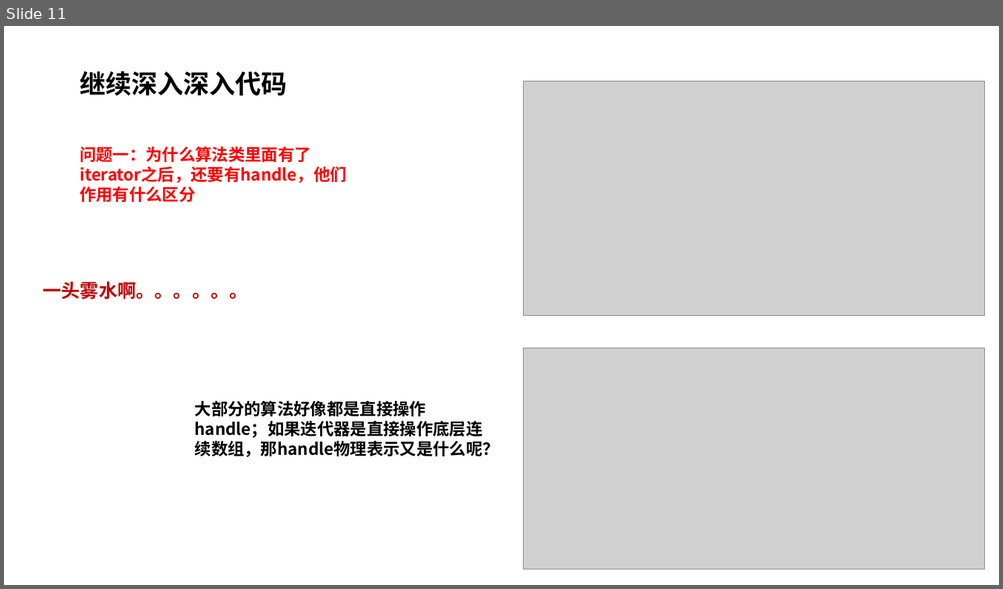
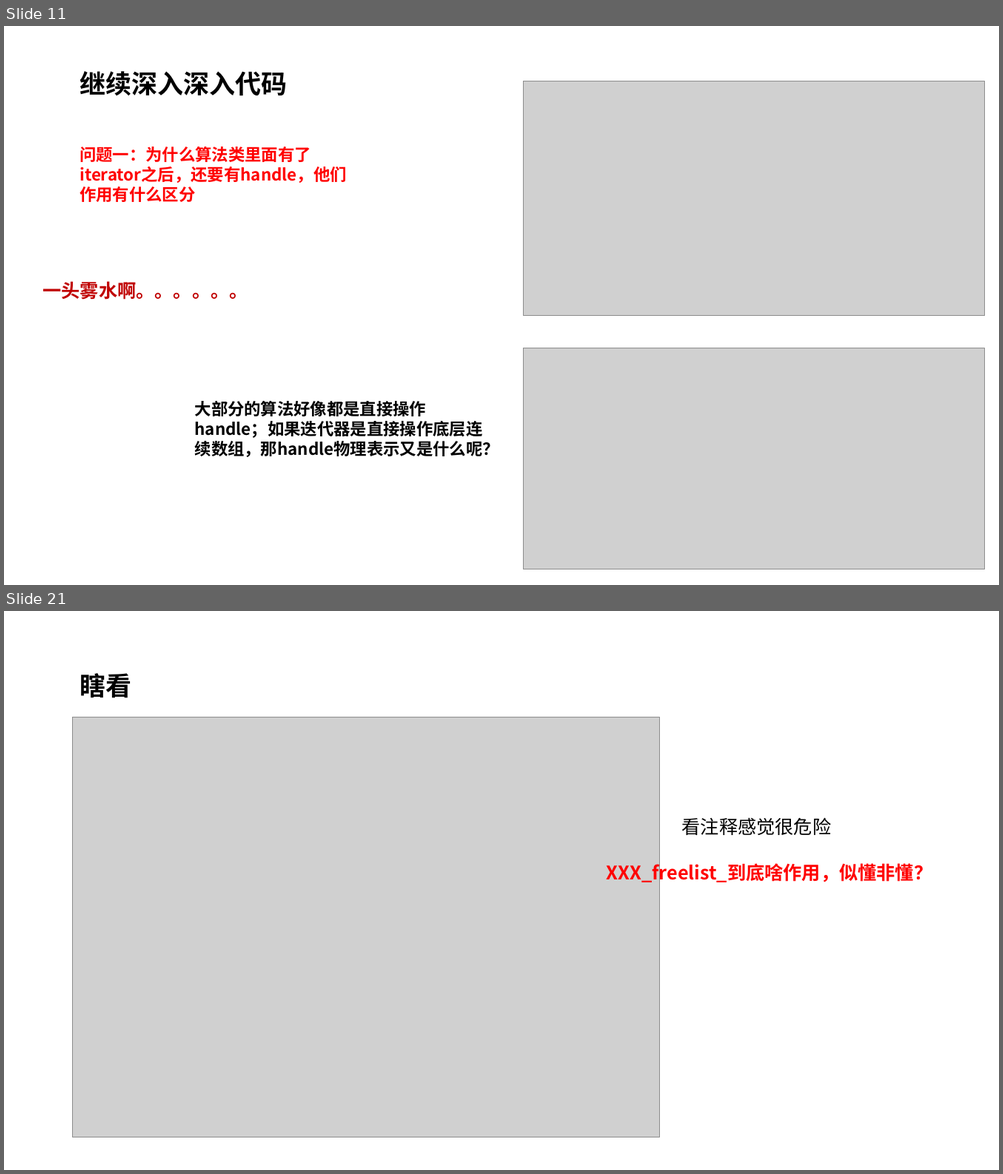
Before and after one commit to pczpcz/GAME102Learning, a slide deck: note/01 geometry algorithm/CGAL.pptx. Shown one above the other, each under a label of ours: slide 11 before the commit, slides 11 and 21 after it; the slides between them are not shown. The pictures are 1003x589 and 1003x1174 pixels, drawn with LibreOffice and Linux fonts; fonts in the diff are those of the drawing; grey boxes stand for pictures. Boxes give left, top, right and bottom in pixels: in the first picture for what was removed or moved away, otherwise in the second. Text is boxed around its words. In the diff, an @@ line names an element or a change of style, - is before the commit and + after.

```diff
--- a/note/01 geometry algorithm/CGAL.pptx
+++ b/note/01 geometry algorithm/CGAL.pptx
@@ slide 21 added at (4, 611, 999, 1170), background #FFFFFF @@
@@ title added at (79, 673, 131, 698), 25 pt, text #000000, bold @@
+瞎看
@@ picture added at (73, 717, 660, 1138) @@
@@ text added at (682, 817, 831, 835), 18 pt, text #000000 @@
+看注释感觉很危险
@@ text added at (606, 860, 933, 884), 18 pt, text #FF0000, bold @@
+XXX_freelist_到底啥作用，似懂非懂？
```
Also in this commit, not shown: 1 slide changed, 26 other slides added, 2 other files.
